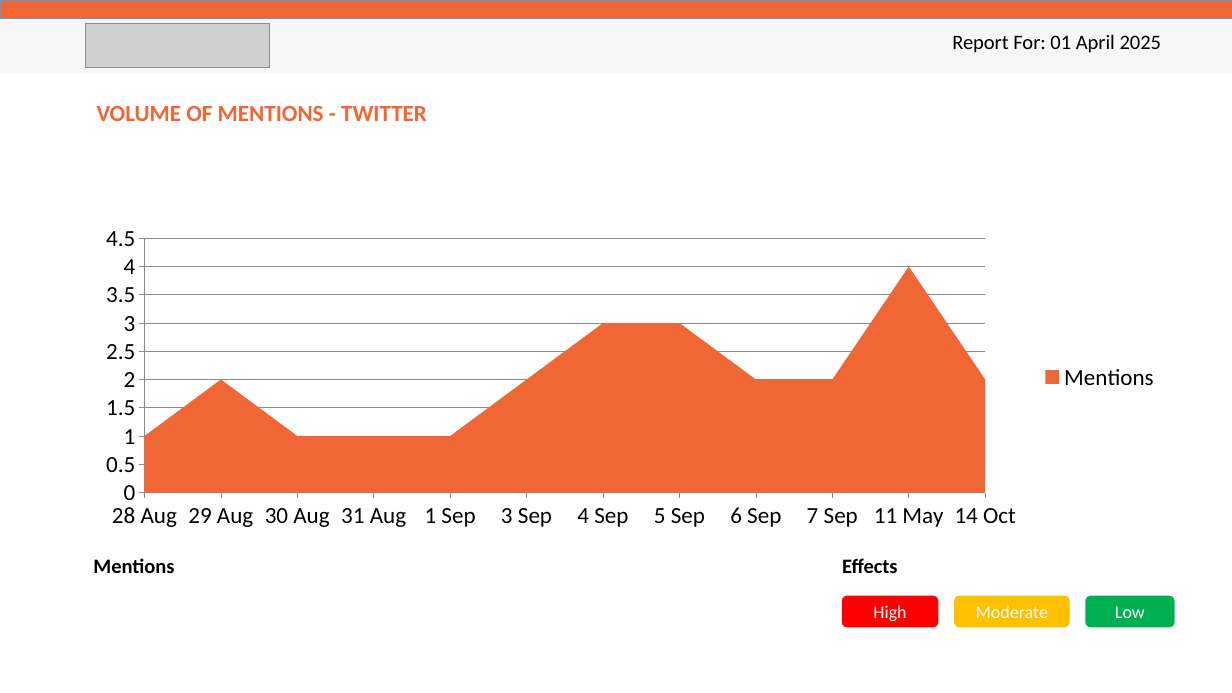
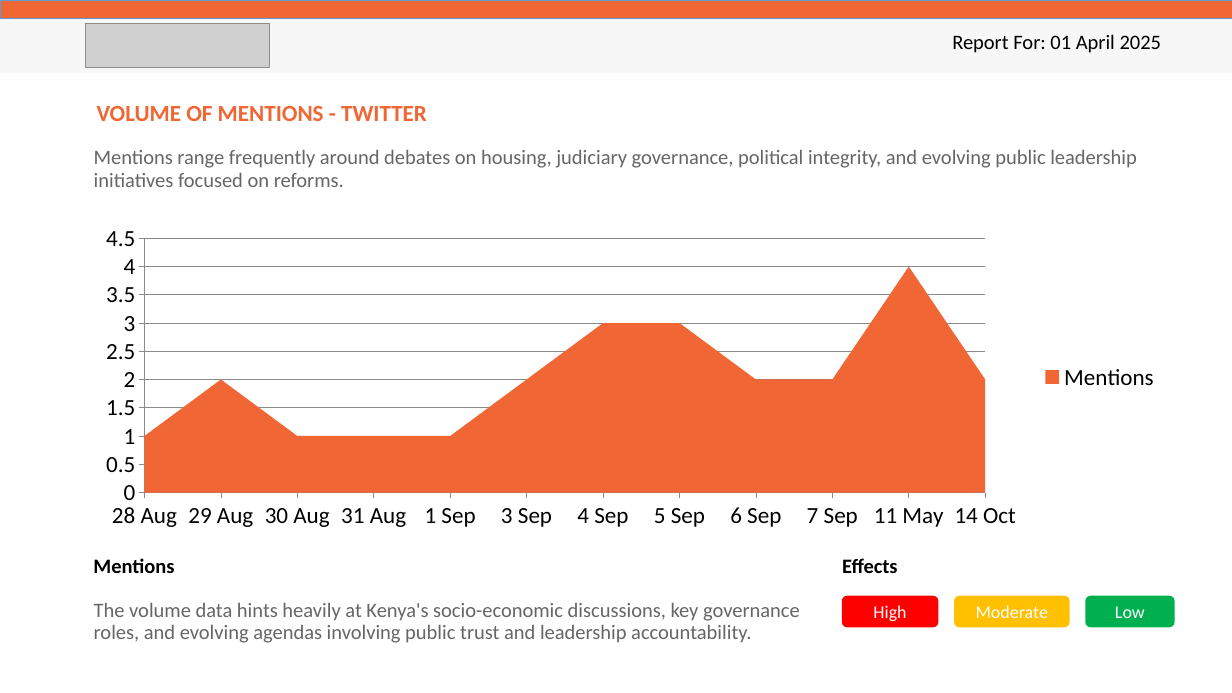
Before and after one commit to Oxygene-Creative/o2-audiovisual-api, a slide deck: slide 12 of app/reporters/samples/digital_safaricom.pptx. Drawn at 1232x693 pixels with LibreOffice and Linux fonts; fonts in the diff are those of the drawing; grey boxes stand for pictures. Boxes give left, top, right and bottom in pixels: in the first picture for what was removed or moved away, otherwise in the second. Text is boxed around its words. In the diff, an @@ line names an element or a change of style, - is before the commit and + after.

Commit message:
update: responsive api endpoints even when data analysis pipeline is running

```diff
--- a/app/reporters/samples/digital_safaricom.pptx
+++ b/app/reporters/samples/digital_safaricom.pptx
@@ text added at bbox=[94, 150, 1137, 187], 16 pt, text #666666 @@
+Mentions range frequently around debates on housing, judiciary governance, political integrity, and evolving public leadership initiatives focused on reforms.
@@ text added at bbox=[94, 603, 800, 643], 16 pt, text #666666 @@
+The volume data hints heavily at Kenya's socio-economic discussions, key governance roles, and evolving agendas involving public trust and leadership accountability.
```
Also in this commit, not shown: 13 other slides changed, 10 other files.
